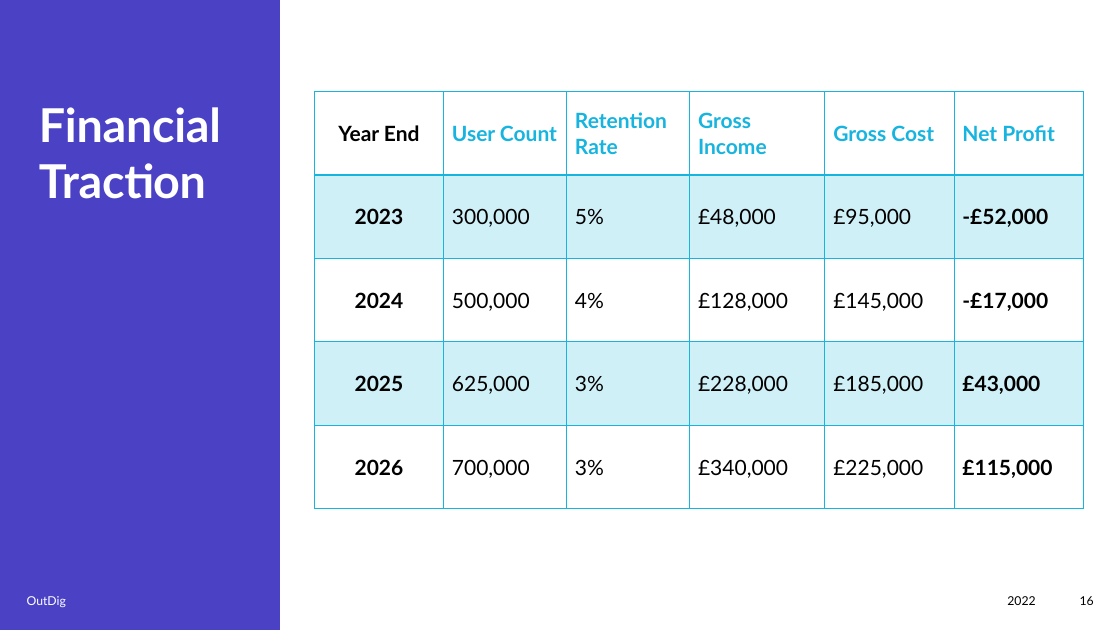
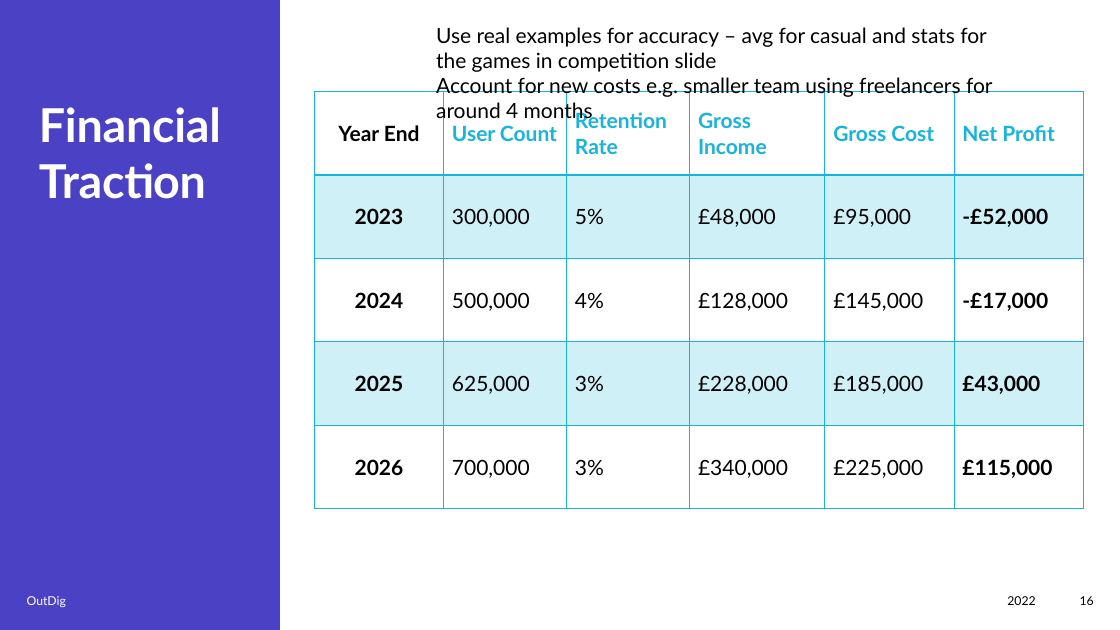
Before and after one commit to Joe34441/IndieDevPPT, a slide deck: slide 16 of CT6018 Joe Mason s4001719.pptx. Drawn at 1120x630 pixels with LibreOffice and Linux fonts; fonts in the diff are those of the drawing. Boxes give left, top, right and bottom in pixels: in the first picture for what was removed or moved away, otherwise in the second. Text is boxed around its words. In the diff, an @@ line names an element or a change of style, - is before the commit and + after.

```diff
--- a/CT6018 Joe Mason s4001719.pptx
+++ b/CT6018 Joe Mason s4001719.pptx
@@ text added at [436,27,993,123], 18 pt, text #000000 @@
+Use real examples for accuracy – avg for casual and stats for the games in competition slide
+Account for new costs e.g. smaller team using freelancers for around 4 months
```
Also in this commit, not shown: 12 other slides changed.
